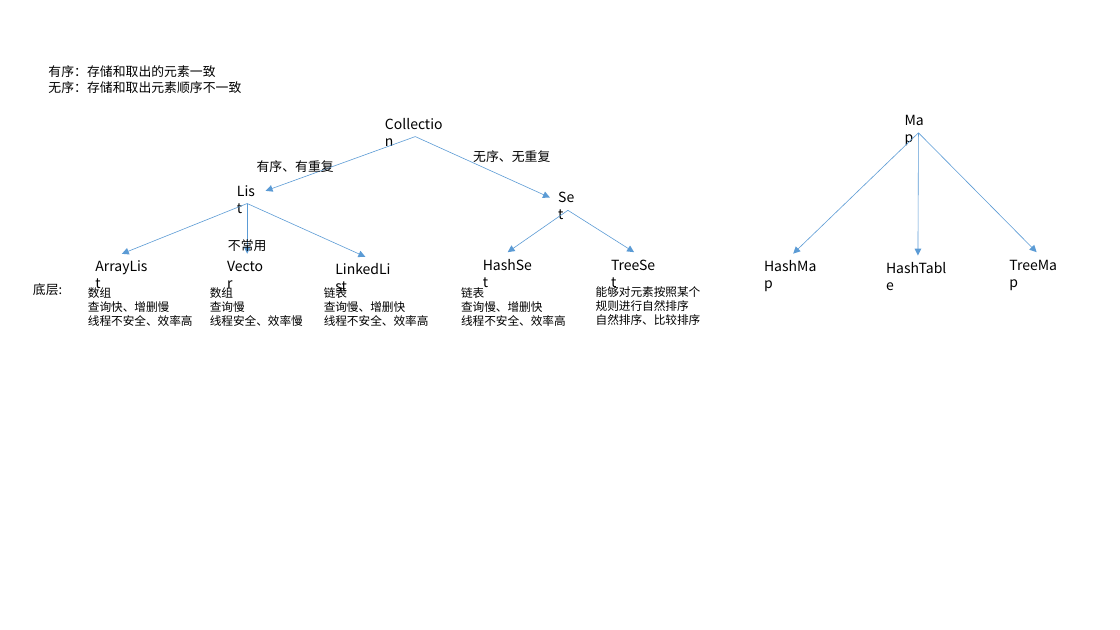
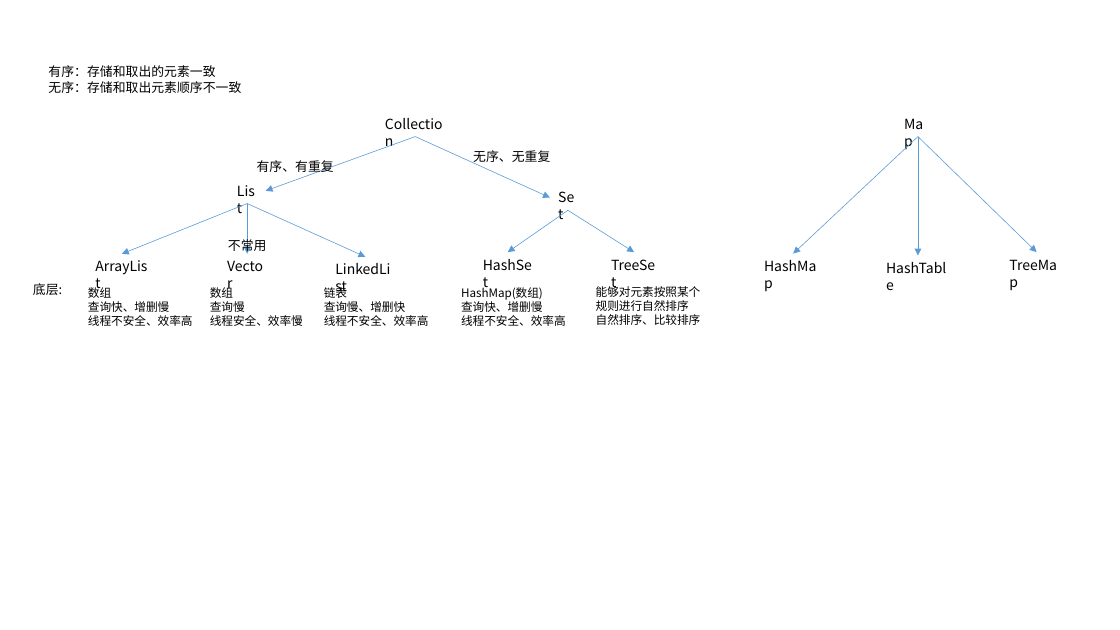
Before and after one commit to dengboyu/future, a slide deck: slide 9 of doc/doc.pptx. Drawn at 1120x630 pixels with LibreOffice and Linux fonts; fonts in the diff are those of the drawing. Boxes give left, top, right and bottom in pixels: in the first picture for what was removed or moved away, otherwise in the second. Text is boxed around its words. In the diff, an @@ line names an element or a change of style, - is before the commit and + after.

```diff
--- a/doc/doc.pptx
+++ b/doc/doc.pptx
@@ arrow moved from (918, 133) - (793, 254) to (918, 137) - (793, 254) @@
@@ arrow moved from (918, 133) - (1037, 252) to (918, 137) - (1037, 252) @@
@@ arrow moved from (918, 133) - (918, 255) to (918, 137) - (918, 255) @@
@@ text at [461,285,543,312]: text changed @@
-链表
-查询慢、增删快
+HashMap(数组)
+查询快、增删慢
```
Also in this commit, not shown: 1 other file.
